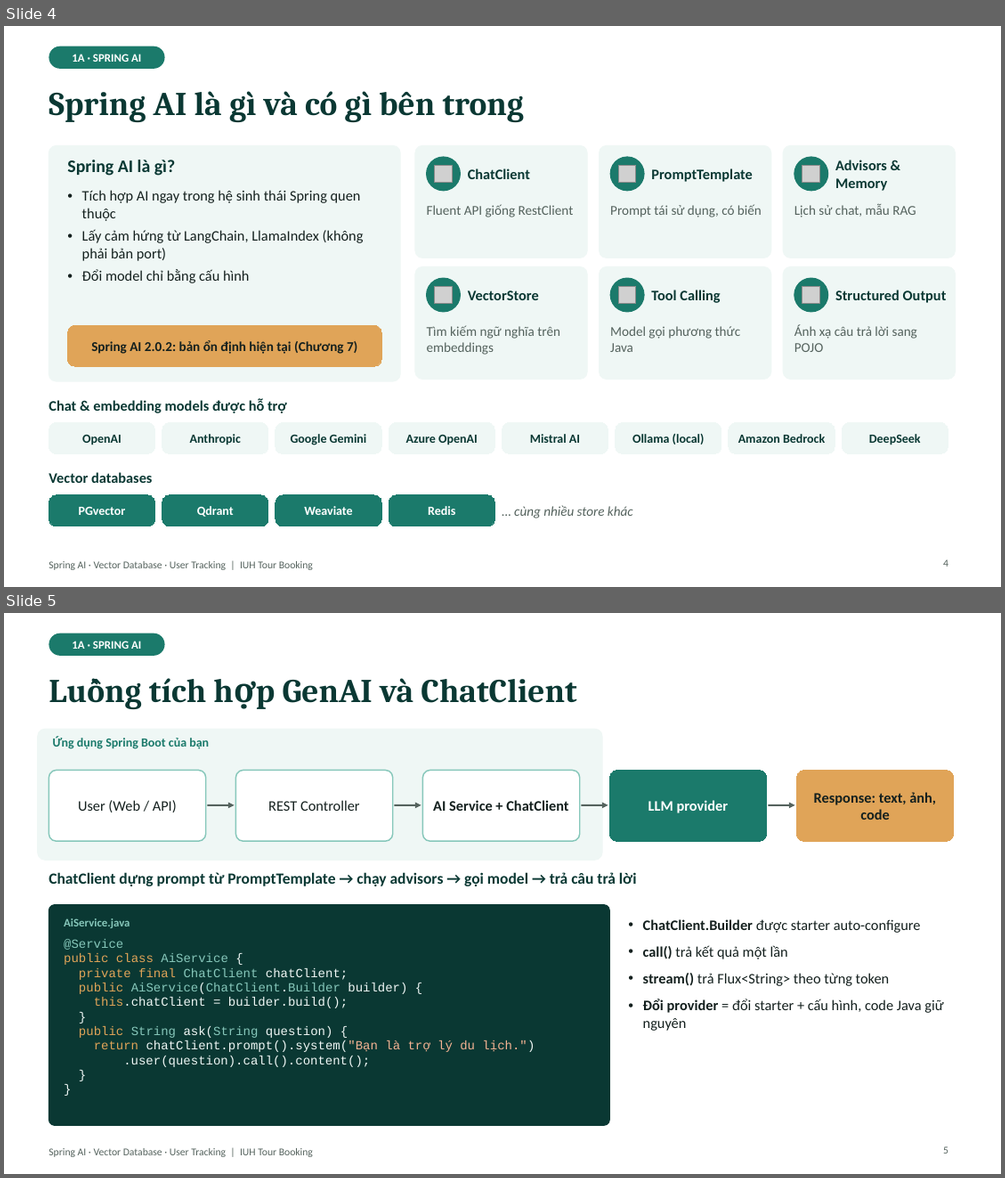
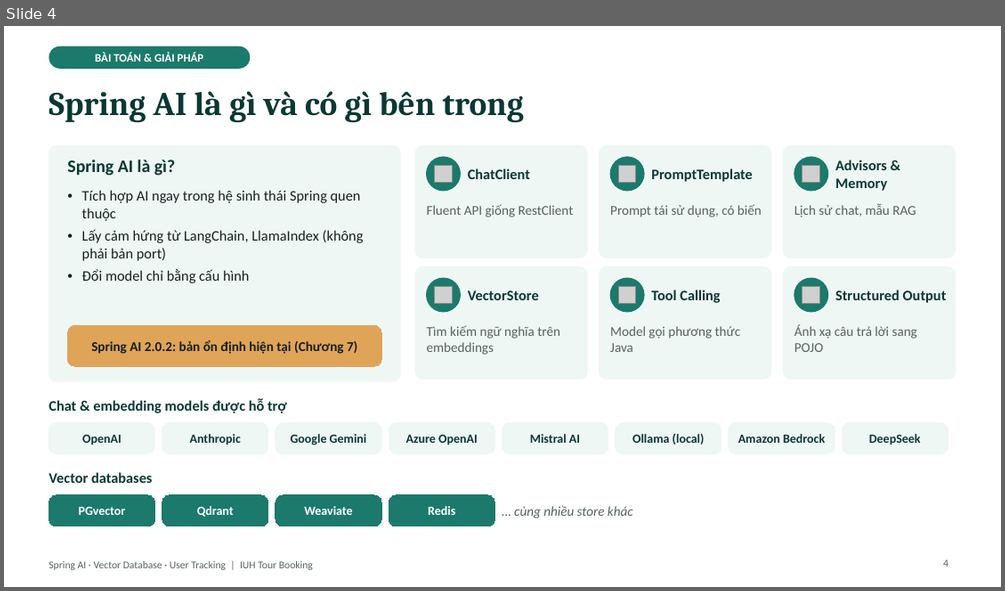
Before and after one commit to kanele05/project_www, a slide deck: docs/presentation/SpringAI_VectorDB_UserTracking.pptx. Shown one above the other, each under a label of ours: slides 4 and 5 before the commit, slide 4 after it. The pictures are 1005x1178 and 1005x591 pixels, drawn with LibreOffice and Linux fonts; fonts in the diff are those of the drawing; grey boxes stand for pictures. Boxes give left, top, right and bottom in pixels: in the first picture for what was removed or moved away, otherwise in the second. Text is boxed around its words. In the diff, an @@ line names an element or a change of style, - is before the commit and + after.

```diff
--- a/docs/presentation/SpringAI_VectorDB_UserTracking.pptx
+++ b/docs/presentation/SpringAI_VectorDB_UserTracking.pptx
@@ slide 5 removed at (4,613,1001,1174), background #FFFFFF; not listed: 1 template element that a slide beside it also shows @@
@@ rounded rectangle removed at (48,633,165,656) @@
-1A · SPRING AI
@@ title removed at (149,678,576,703) @@
-Luồng tích hợp GenAI và ChatClient
@@ rounded rectangle removed at (38,729,602,860) @@
@@ text removed at (53,736,209,749) @@
-Ứng dụng Spring Boot của bạn
@@ rounded rectangle removed at (48,770,206,841) @@
-User (Web / API)
@@ rounded rectangle removed at (235,770,393,841) @@
-REST Controller
@@ rounded rectangle removed at (423,770,580,841) @@
-AI Service + ChatClient
@@ rounded rectangle removed at (610,770,767,841) @@
-LLM provider
@@ rounded rectangle removed at (797,770,954,841) @@
-Response: text, ảnh, code
@@ arrow removed from (208, 805) to (235, 805) @@
@@ arrow removed from (395, 805) to (421, 805) @@
@@ arrow removed from (582, 805) to (608, 805) @@
@@ arrow removed from (769, 805) to (795, 805) @@
@@ text removed at (48,872,637,886) @@
-ChatClient dựng prompt từ PromptTemplate → chạy advisors → gọi model → trả câu trả lời
@@ rounded rectangle removed at (48,905,610,1126) @@
@@ text removed at (64,918,129,928) @@
-AiService.java
@@ text removed at (643,919,943,1030) @@
-• ChatClient.Builder được starter auto-configure
-• call() trả kết quả một lần
-• stream() trả Flux<String> theo từng token
-• Đổi provider = đổi starter + cấu hình, code Java giữ nguyên
@@ text removed at (64,939,534,1067) @@
-@Service
-public class AiService {
-private final ChatClient chatClient;
-public AiService(ChatClient.Builder builder) {
-this.chatClient = builder.build();
-}
-public String ask(String question) {
-return chatClient.prompt().system("Bạn là trợ lý du lịch.")
-.user(question).call().content();
-}
-}
@@ page number removed at (943,1146,948,1153) @@
-5
@@ slide 4 changed as well @@
@@ rounded rectangle "BÀI TOÁN & GIẢI PHÁP": place and size @@
-rounded rectangle "BÀI TOÁN & GIẢI PHÁP" at (48,46,165,69)
+rounded rectangle "BÀI TOÁN & GIẢI PHÁP" at (48,46,250,69)
@@ text in rounded rectangle at (95,52,204,62): text changed @@
-1A · SPRING AI
+BÀI TOÁN & GIẢI PHÁP
```
Also in this commit, not shown: 17 other slides changed, 14 other slides removed.
